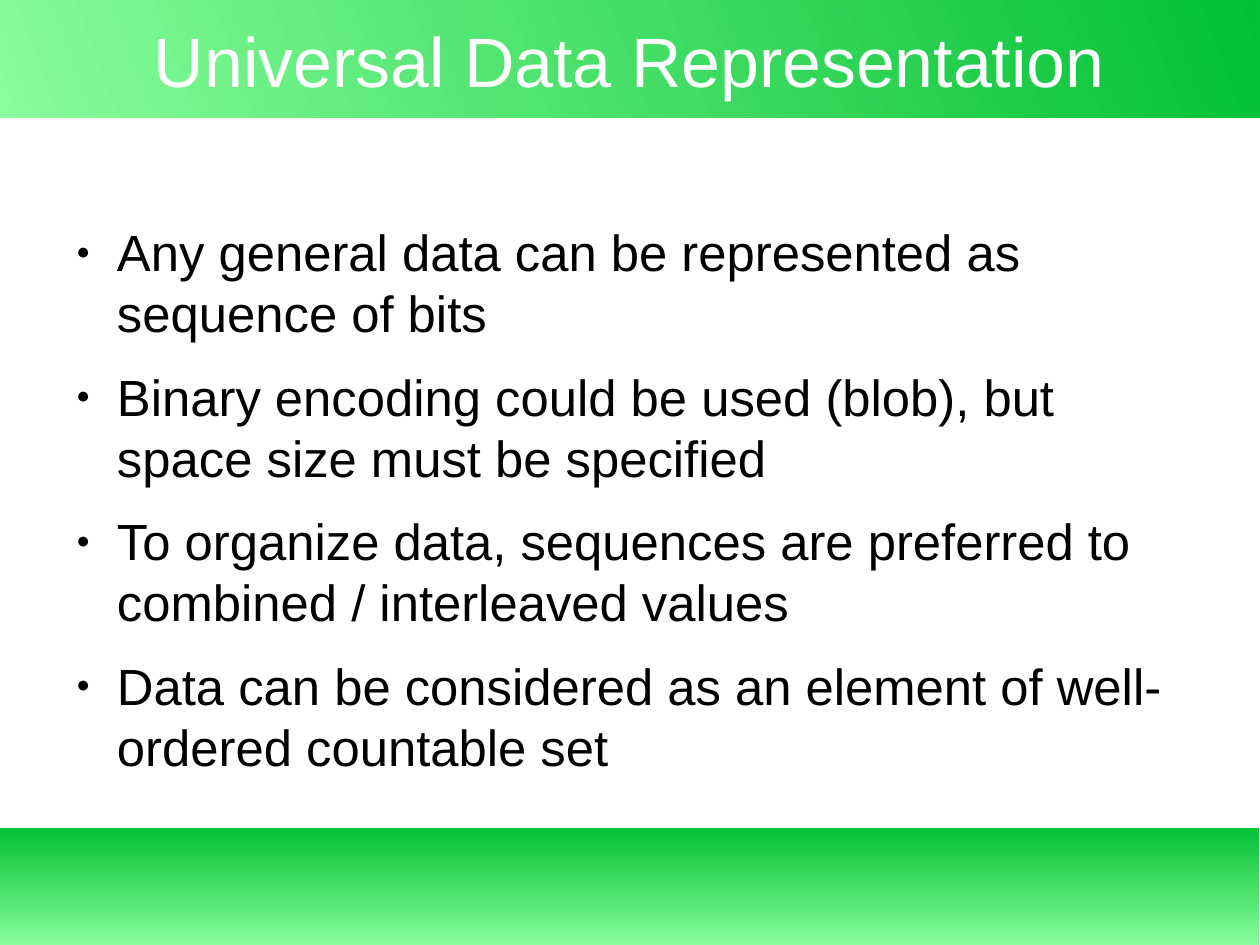
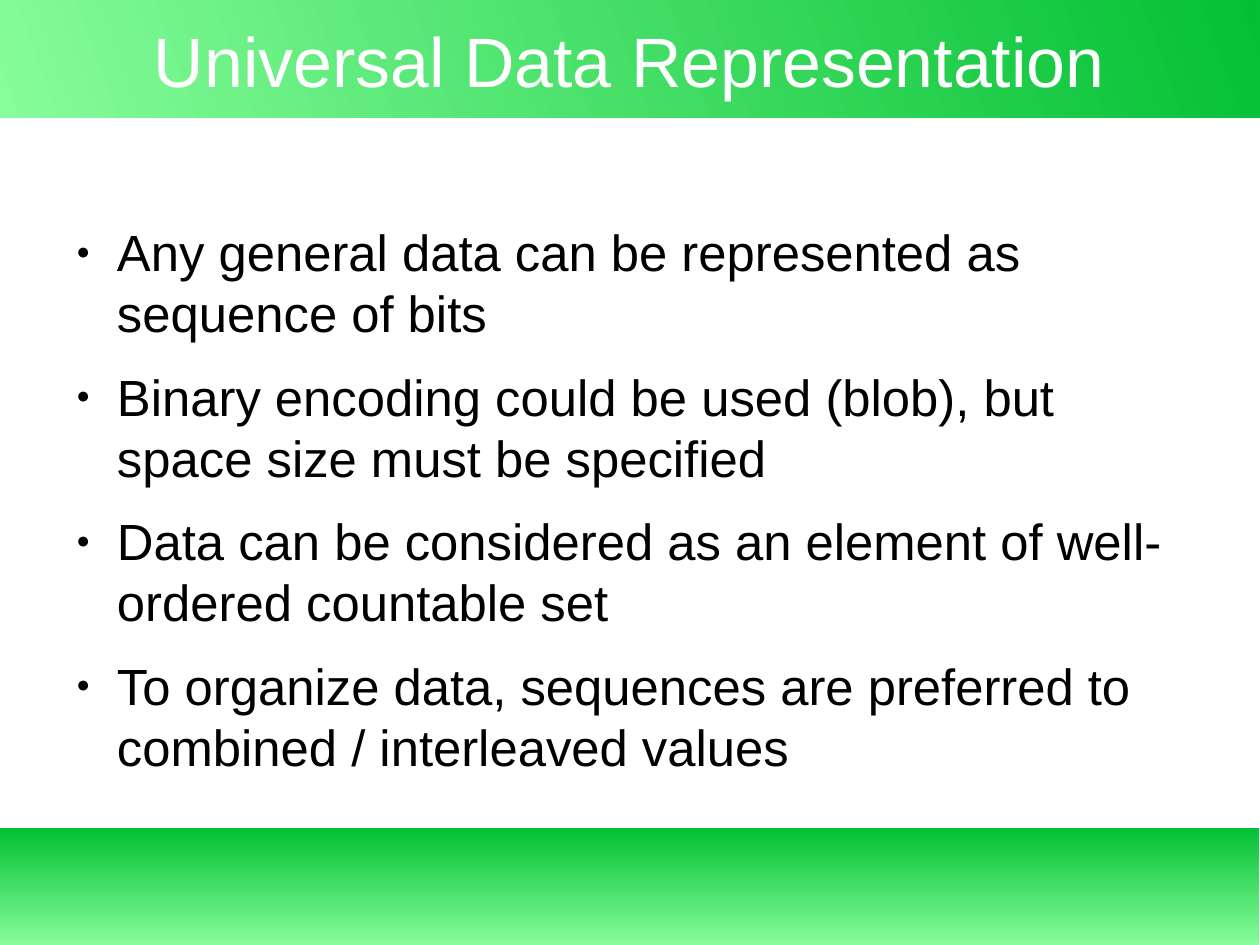
Before and after one commit to exbin/xbup-doc, a slide deck: slide 8 of presentation/xbup-introduction.odp. Drawn at 1260x945 pixels with LibreOffice and Linux fonts; fonts in the diff are those of the drawing. Boxes give left, top, right and bottom in pixels: in the first picture for what was removed or moved away, otherwise in the second. Text is boxed around its words. In the diff, an @@ line names an element or a change of style, - is before the commit and + after.

Commit message:
Introduction presentation - 5

```diff
--- a/presentation/xbup-introduction.odp
+++ b/presentation/xbup-introduction.odp
@@ text at (x1=117, y1=523, x2=1161, y2=622): paragraph added @@
+● Data can be considered as an element of well-ordered countable set
@@ text at (x1=117, y1=668, x2=1161, y2=767): paragraph removed @@
-● Data can be considered as an element of well-ordered countable set
```
Also in this commit, not shown: 1 other file.
